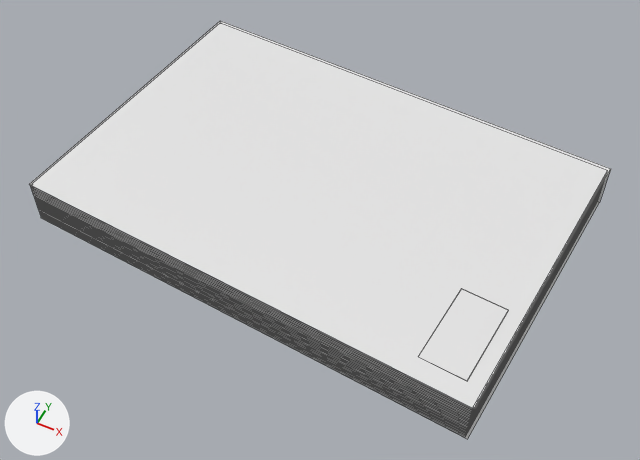
The FBX model Assets/Models/Menu/llibreta_tancada.FBX as it was, and as the next commit left it.
One viewpoint serves both versions: a 50 mm lens placed at (31.0293, -21.1581, 0.1974), pointed at (30.945, -20.9895, -0.0134). The axes (+X, +Y, +Z) are drawn at lower left. The lights are the same throughout. Mesh edges are drawn as thin lines. Where no turn or scale is listed for an object, it has been applied to the vertices.
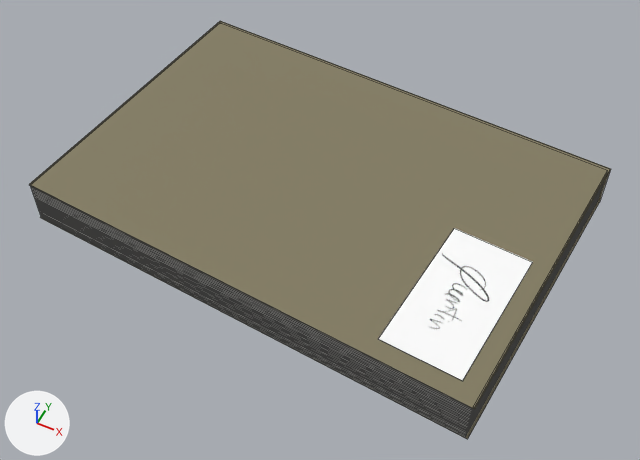
The newer file is also turned or shifted as a whole; pictures and numbers use the older file's frame.

The change, as a list of edits to the scene's bpy script:
```text
Add img_llibreta_tancada_uv_jpg:
    img_llibreta_tancada_uv_jpg = load_image('llibreta_tancada_UV.jpg', 'Textures/llibreta_tancada_UV.jpg', 1024, 1024, 'sRGB')
Add mat_material__2:
    mat_material__2 = principled_material('Material #2')
    mat_material__2.texture = img_llibreta_tancada_uv_jpg
    mat_material__2.roughness = 0.859
Change me_mesh:
    used by ob_box021; location = (30.9418, -20.9814, -0.0056)
    remove me_mesh.from_pydata(...)  # 192 vertices, 141 faces; spans x -0.08..0.08, y -0.057..0.057, z -0.008..0.008
    add me_mesh.from_pydata(...)  # 200 vertices, 152 faces; spans x -0.08..0.08, y -0.057..0.057, z -0.008..0.008
    me_mesh part 1: the loose piece of 8 vertices spanning x 0.052..0.069, y -0.05..-0.022, z 0.008 is scaled about its middle by (1.75, 1.75, 0.403), then moved by (-0.005, 0.01, 0.0), in mat_material__2 (picture img_llibreta_tancada_uv_jpg)
    me_mesh part 2
    33 faces are deleted
    9 vertices move within x -0.079..0.079, y -0.057..0.043, z -0.005..0.005
    8 vertices are added at x -0.08..0.08, y -0.057..0.057, z -0.008..0.007
    44 new faces join them
    me_mesh part 3: 102 faces spanning x -0.08..0.08, y -0.057..0.057, z -0.008..0.008 switch from no material to mat_material__2 (picture img_llibreta_tancada_uv_jpg)
```

What differs and where, as boxes [x1, y1, x2, y2] in the pictures (640 x 460 px; the box of a moved part takes in the faces that stretch with it):
part 1 of me_mesh, moved or reshaped
    before: [418, 289, 509, 381]
    after: [378, 228, 533, 381]
part 2 of me_mesh, moved or reshaped
    before: [32, 189, 600, 433]
    after: [30, 169, 611, 439]
part 3 of me_mesh, recoloured (white to yellow)
    both: [29, 21, 610, 437]
